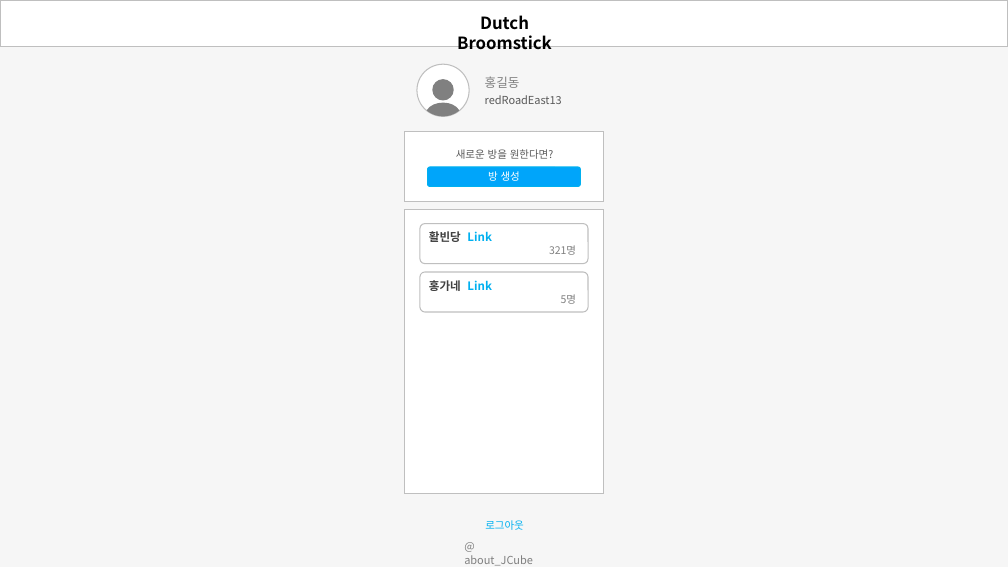
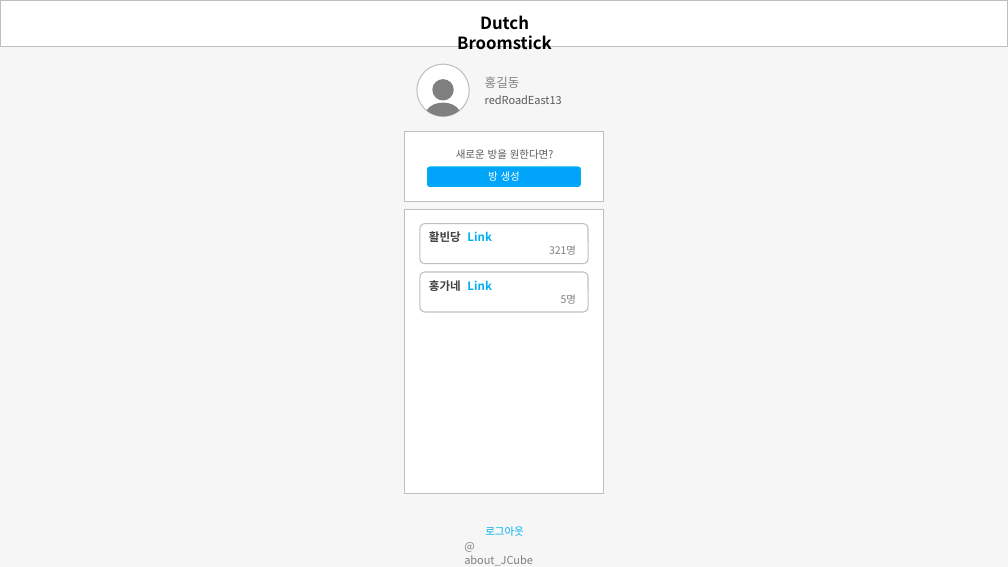
Before and after one commit to jtjun/DutchBroomstick, a slide deck: slide 3 of Documents/Design_Demo.pptx. Drawn at 1008x567 pixels with LibreOffice and Linux fonts; fonts in the diff are those of the drawing. Boxes give left, top, right and bottom in pixels: in the first picture for what was removed or moved away, otherwise in the second. Text is boxed around its words. In the diff, an @@ line names an element or a change of style, - is before the commit and + after.

```diff
--- a/Documents/Design_Demo.pptx
+++ b/Documents/Design_Demo.pptx
@@ text "로그아웃": place and size @@
-text "로그아웃" at [485, 520, 524, 530]
+text "로그아웃" at [485, 526, 524, 536]
```
Also in this commit, not shown: 2 other slides changed, 2 slides added.
